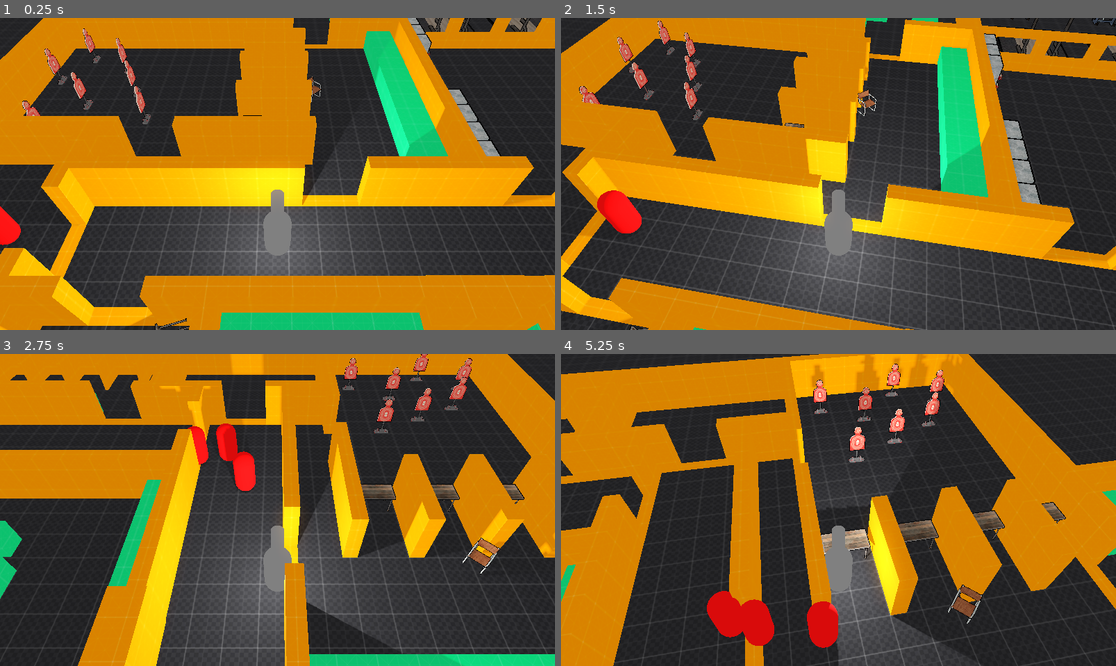
Above: before the commit, frames 1-4 (two rows, left to right).
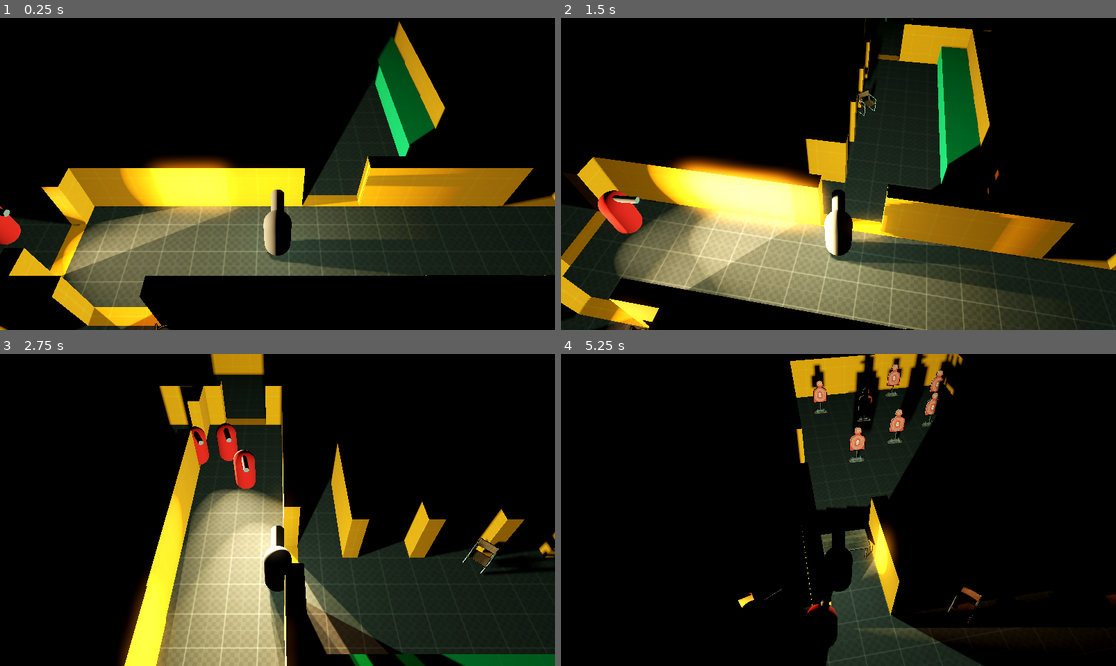
Above: after the commit, the same moments.

Repository: KitiDeveloper/GodotWildJam-86
Game: Godot game, scene res://Scenes/Levels/TestWorld.tscn
Same seed, same stepped clock (60 frames per second), same inputs: the game is played once before the commit and once after it. The project has no main scene, so this scene is started directly.
Inputs:
- Up to frame 1 (0.25 s): no input
- Up to frame 2 (1.5 s): hold D (Movement Right) 0.53-1.28 s; tap Z (Rotate Camera Left) at 0.6 s; hold S (Movement Down) from 1.28 s (still down); tap C (Rotate Camera Right) at 1.35 s
- Up to frame 3 (2.75 s): release S (Movement Down) at 2.03 s; hold D (Movement Right) from 2.03 s (still down); tap Z (Rotate Camera Left) at 2.1 s
- Up to frame 4 (5.25 s): release D (Movement Right) at 2.78 s; hold W (Movement Up) 2.78-3.53 s; tap C (Rotate Camera Right) at 2.85, 4.35 s; hold A (Movement Left) 3.53-5.03 s; tap Z (Rotate Camera Left) at 3.6, 5.1 s; hold S (Movement Down) from 5.03 s (still down)

The runs differ from the first frame. In frame 1, 89% of the frame differs, in the area x 0-100%, y 0-100%; in frame 2, 90%; in frame 3, 93%; in frame 4, 96%.

Commit message:
AI now looks at player
AI can rotate to face the player this is step up for the combat phase

Diff:
--- a/Project/Scenes/Levels/TestWorld.tscn
+++ b/Project/Scenes/Levels/TestWorld.tscn
@@ -27,7 +27,7 @@
 sky = SubResource("Sky_crfra")
 ambient_light_source = 2
 ambient_light_color = Color(1, 1, 1, 1)
-ambient_light_energy = 0.5
+ambient_light_energy = 0.0
 tonemap_mode = 2
 glow_enabled = true
 
--- a/Project/Scenes/Player.tscn
+++ b/Project/Scenes/Player.tscn
@@ -38,7 +38,9 @@
 
 [node name="OmniLight3D" type="OmniLight3D" parent="."]
 transform = Transform3D(1, 0, 0, 0, 1, 0, 0, 0, 1, 0, 0.34624994, 0)
+light_color = Color(0.8117647, 1, 0.80784315, 1)
 shadow_enabled = true
 shadow_caster_mask = 4294967293
 distance_fade_enabled = true
 omni_range = 20.0
+omni_attenuation = 0.0
--- a/Project/Scenes/enemy_basic.tscn
+++ b/Project/Scenes/enemy_basic.tscn
@@ -14,10 +14,16 @@
 radius = 0.3
 height = 1.75
 
+[sub_resource type="CylinderMesh" id="CylinderMesh_cbn6x"]
+top_radius = 0.1
+bottom_radius = 0.1
+height = 1.0
+
 [node name="EnemyBasic" type="CharacterBody3D" groups=["enemies"]]
 script = ExtResource("1_cbn6x")
 
 [node name="MeshInstance3D" type="MeshInstance3D" parent="."]
+cast_shadow = 0
 mesh = SubResource("CapsuleMesh_cbn6x")
 
 [node name="CollisionShape3D" type="CollisionShape3D" parent="."]
@@ -32,5 +38,32 @@
 avoidance_layers = 15
 avoidance_mask = 15
 
+[node name="StealthCast" type="RayCast3D" parent="."]
+transform = Transform3D(1, 0, 0, 0, 1, 0, 0, 0, 1, 0, -0.43038702, 0)
+target_position = Vector3(0, 0, 10)
+collision_mask = 2
+debug_shape_custom_color = Color(0, 0.60063446, 0.6904611, 1)
+
+[node name="CombatCast" type="RayCast3D" parent="."]
+transform = Transform3D(1, 0, 0, 0, 1, 0, 0, 0, 1, 0, 0.33280647, 0)
+target_position = Vector3(0, 0, 10)
+collision_mask = 2
+debug_shape_custom_color = Color(0.9701783, 0, 0.44033688, 1)
+
+[node name="MeshInstance3D2" type="MeshInstance3D" parent="."]
+transform = Transform3D(1, 0, 0, 0, -4.371139e-08, 1, 0, -1, -4.371139e-08, 0, 0.7430426, 0.35953057)
+cast_shadow = 0
+mesh = SubResource("CylinderMesh_cbn6x")
+
+[node name="SpotLight3D" type="SpotLight3D" parent="."]
+transform = Transform3D(1, 0, 0, 0, -1, 8.742278e-08, 0, -8.742278e-08, -1, 0, 0.3613174, 0)
+light_color = Color(1, 0.8627451, 0.61960787, 1)
+light_energy = 10.0
+light_indirect_energy = 0.0
+shadow_enabled = true
+spot_range = 15.0
+spot_attenuation = 0.5
+spot_angle = 33.0
+
 [connection signal="target_reached" from="NavigationAgent3D" to="." method="_on_navigation_agent_3d_target_reached"]
 [connection signal="velocity_computed" from="NavigationAgent3D" to="." method="_on_navigation_agent_3d_velocity_computed"]
--- a/Project/Scripts/enemy_basic.gd
+++ b/Project/Scripts/enemy_basic.gd
@@ -1,4 +1,8 @@
 extends CharacterBody3D
+
+@onready var Player = $"../Player"
+
+var turn_speed = 10
 
 @onready var nav_agent: NavigationAgent3D = $NavigationAgent3D
 @export var SPEED: float = 3.0
@@ -6,7 +10,18 @@
 var _last_dist := 1e9
 var _stuck_time := 0.0
 
-func _physics_process(delta: float) -> void:
+func _physics_process(_delta: float) -> void:
+	var ai_pos = global_position
+	var player_pos = Player.global_position
+
+	var dirR = player_pos - ai_pos
+	dirR.y = 0
+
+	var desired_yaw = atan2(dirR.x, dirR.z)
+	var current_yaw = rotation.y
+
+	rotation.y = lerp_angle(current_yaw, desired_yaw, clamp(turn_speed * _delta, 0.0, 1.0))
+
 	if nav_agent.is_navigation_finished():
 		velocity = Vector3.ZERO
 		move_and_slide()
@@ -19,12 +34,12 @@
 
 	# --- very small unstick check (only adds ~5 lines) ---
 	if dist > _last_dist - 0.01:
-		_stuck_time += delta
+		_stuck_time += _delta
 	else:
 		_stuck_time = 0.0
 	_last_dist = dist
 
-	if dist > 0.01:
+	if dist > 0.1:
 		var move_dir := dir.normalized()
 
 		# if stuck ~0.2s, nudge sideways a bit and force a quick repath
--- a/Project/Scripts/player.gd
+++ b/Project/Scripts/player.gd
@@ -12,7 +12,7 @@
 	rotate_cooldown.timeout.connect(_on_rotate_cooldown_timeout)
 
 
-func _physics_process(delta: float) -> void:
+func _physics_process(_delta: float) -> void:
 	# --- movement ---
 	var input_dir := Input.get_vector("Movement Left", "Movement Right", "Movement Up", "Movement Down")
 	var direction := (transform.basis * Vector3(input_dir.x, 0, input_dir.y)).normalized()
Not shown: 1 places in Project/Scenes/enemy_basic.tscn that only renumber resources
Not shown, changed: Obsidian vault/.obsidian/workspace.json
